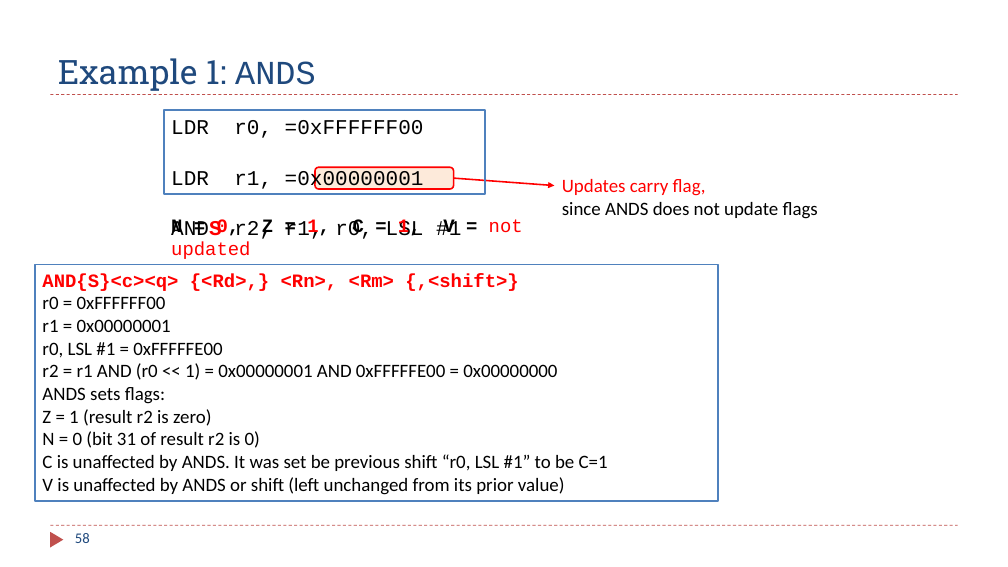
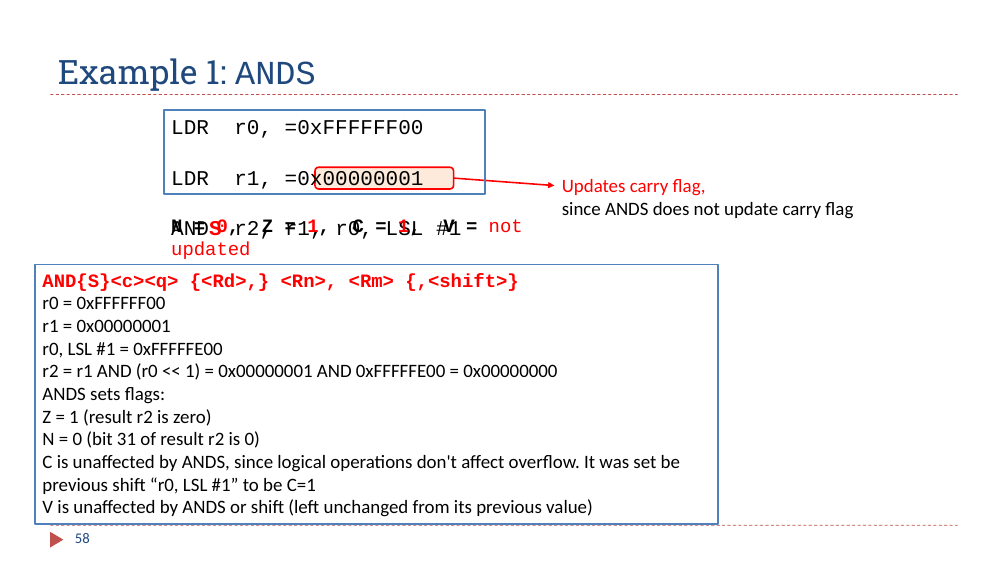
Before and after one commit to guhofstra/CSC111Fa25, a slide deck: slide 58 of PPTs/Ch4_ARM_Arithmetic_Logic.pptx. Drawn at 1008x567 pixels with LibreOffice and Linux fonts; fonts in the diff are those of the drawing. Boxes give left, top, right and bottom in pixels: in the first picture for what was removed or moved away, otherwise in the second. Text is boxed around its words. In the diff, an @@ line names an element or a change of style, - is before the commit and + after.

```diff
--- a/PPTs/Ch4_ARM_Arithmetic_Logic.pptx
+++ b/PPTs/Ch4_ARM_Arithmetic_Logic.pptx
@@ text at (562,202,853,219): text changed @@
-since ANDS does not update flags
+since ANDS does not update carry flag
@@ rectangle "AND{S}<c><q> {<Rd>,} <Rn>, <Rm> {,<shift>}": place and size @@
-rectangle "AND{S}<c><q> {<Rd>,} <Rn>, <Rm> {,<shift>}" at (35,265,718,501)
+rectangle "AND{S}<c><q> {<Rd>,} <Rn>, <Rm> {,<shift>}" at (35,265,718,524)
@@ text in rectangle at (42,455,680,517): text changed @@
-C is unaffected by ANDS. It was set be previous shift “r0, LSL #1” to be C=1
-V is unaffected by ANDS or shift (left unchanged from its prior value)
+C is unaffected by ANDS, since logical operations don't affect overflow. It was set be previous shift “r0, LSL #1” to be C=1
+V is unaffected by ANDS or shift (left unchanged from its previous value)
```
Also in this commit, not shown: 3 other slides changed, 3 other files.
